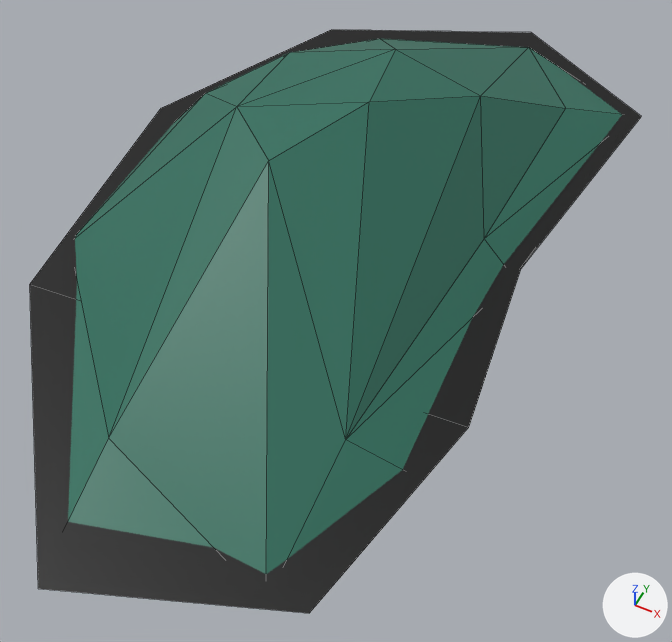
A saved change to the FBX model Projekt Unity/TowerDefense/Assets/Modele/EpokaKamienia/FBX/Otoczenie/Wzgorze3.fbx.
Rendered twice from a 50 mm lens placed at (599.0, -1230.0, 1288.0), pointed at (60.0, -152.0, -60.0). Every picture has the same lights, and +X, +Y and +Z are marked at lower right. Mesh edges are drawn as thin lines. Where no turn or scale is listed for an object, it has been applied to the vertices.

Names of what the first picture shows: 'Wzgorze3'.
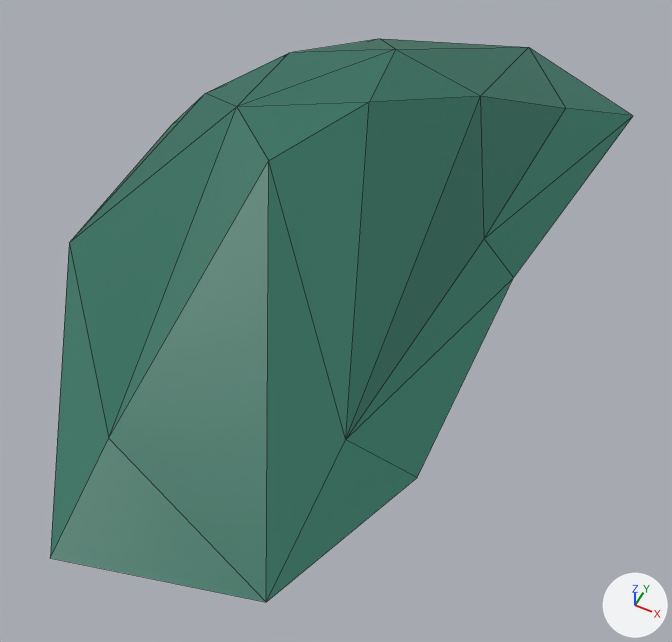
Patch to the scene script:
```diff
--- a/Projekt Unity/TowerDefense/Assets/Modele/EpokaKamienia/FBX/Otoczenie/Wzgorze3.fbx.py
+++ b/Projekt Unity/TowerDefense/Assets/Modele/EpokaKamienia/FBX/Otoczenie/Wzgorze3.fbx.py
@@ me_plane_026 @@
 me_plane_026.from_pydata(...)  # 30 vertices, 32 faces; spans x -578.0..431.0, y -869.0..910.0, z -18.0..279.0
 # used by ob_wzgorze3; location = (0.0, 0.0, 0.0)
-me_plane_026.materials.append(mat_cien_001)  # black #000000
+# me_plane_026 part 1: the loose piece of 9 vertices spanning x -578.0..431.0, y -869.0..910.0, z 0.0 is deleted
 me_plane_026.materials.append(mat_material_001)
```

Where the change shows, as pixel boxes [x1, y1, x2, y2] in the pictures (672 x 642 px):
'Wzgorze3', reshaped: before [30, 30, 642, 613]; after [50, 39, 633, 602]
part 1 of me_plane_026, deleted (black): before [30, 30, 642, 613]
